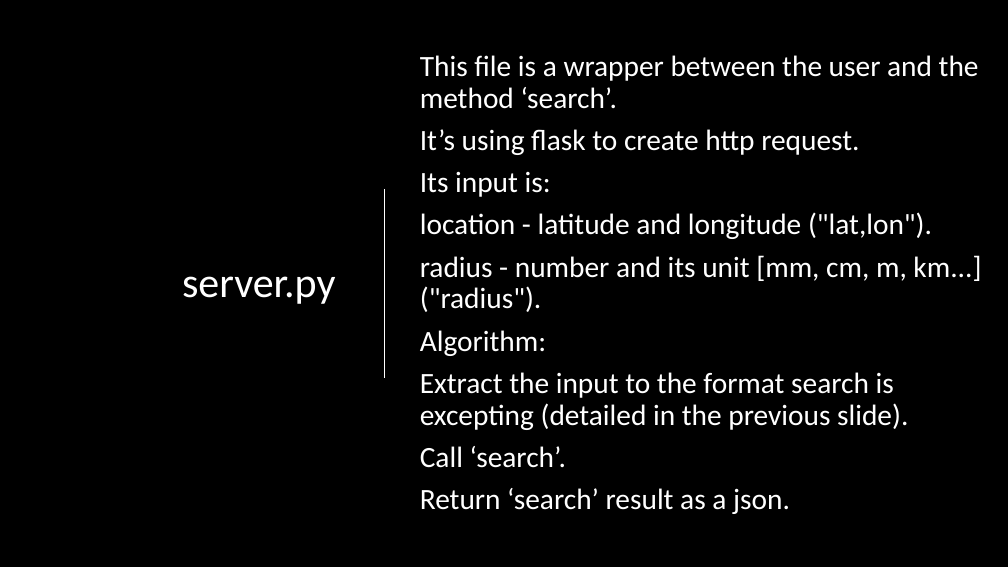
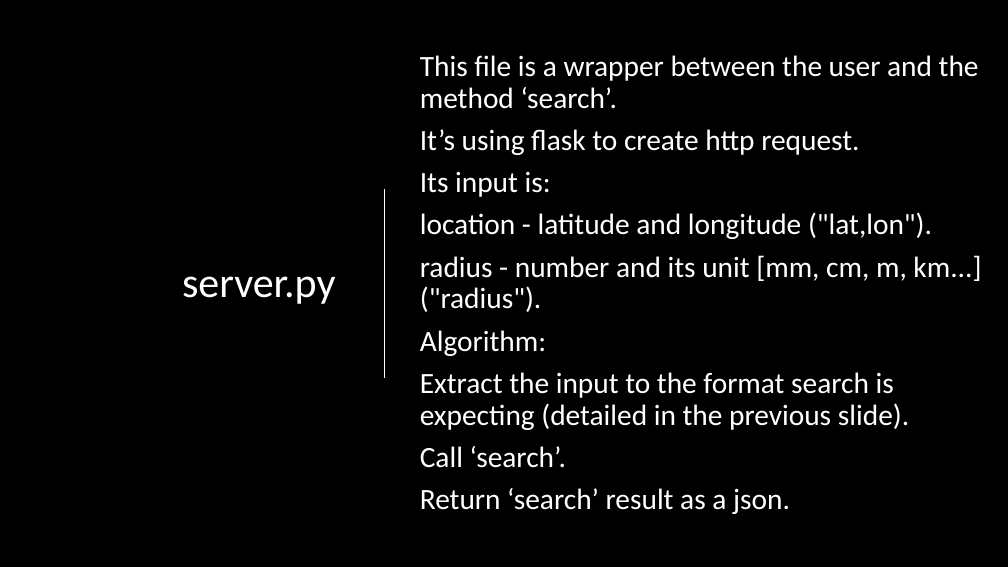
Before and after one commit to TechnionTDK/wikipedia-places, a slide deck: slide 11 of high_level_presentation.pptx. Drawn at 1008x567 pixels with LibreOffice and Linux fonts; fonts in the diff are those of the drawing; background and template pictures are left out. Boxes give left, top, right and bottom in pixels: in the first picture for what was removed or moved away, otherwise in the second. Text is boxed around its words. In the diff, an @@ line names an element or a change of style, - is before the commit and + after.

```diff
--- a/high_level_presentation.pptx
+++ b/high_level_presentation.pptx
@@ text at [420,372,909,430]: text changed @@
-Extract the input to the format search is excepting (detailed in the previous slide).
+Extract the input to the format search is expecting (detailed in the previous slide).
```
Also in this commit, not shown: 1 other file.
